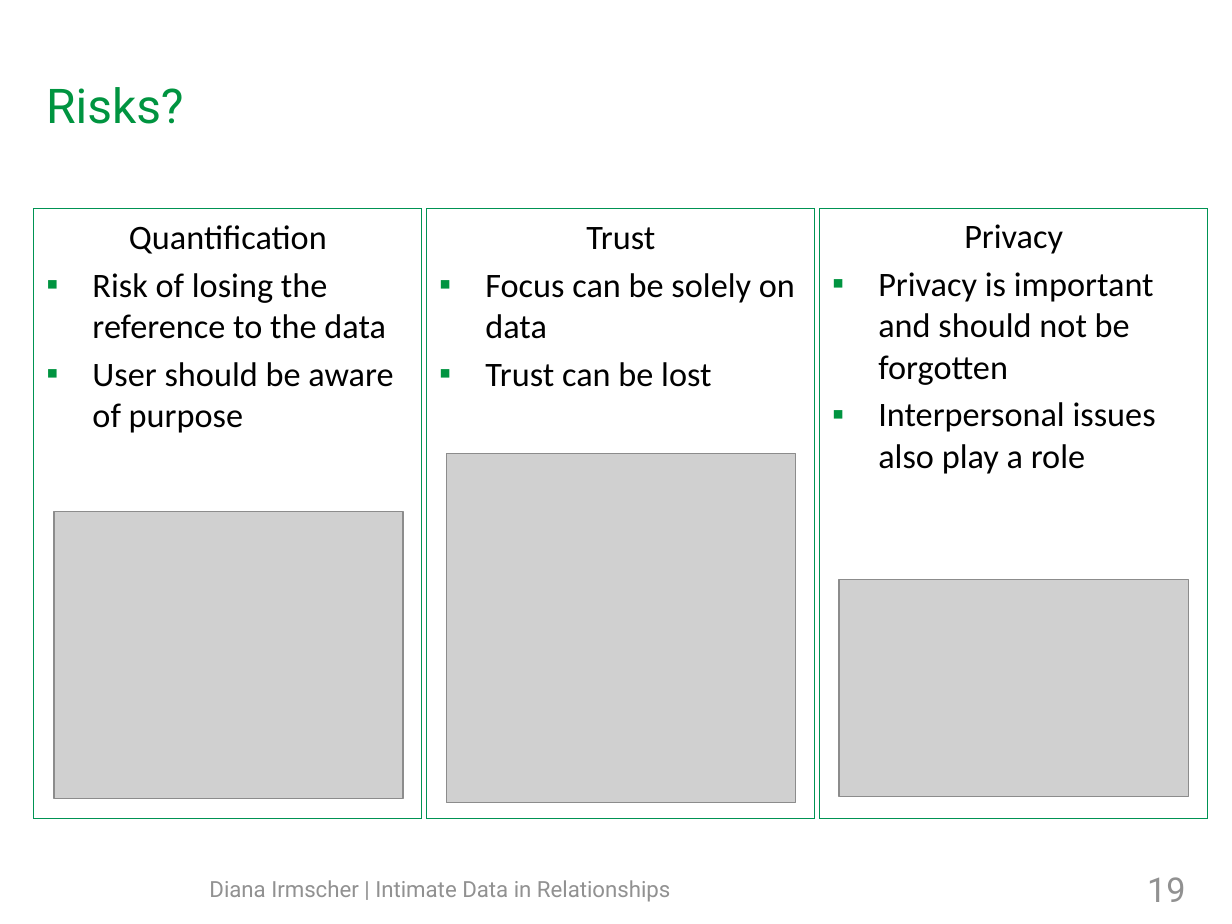
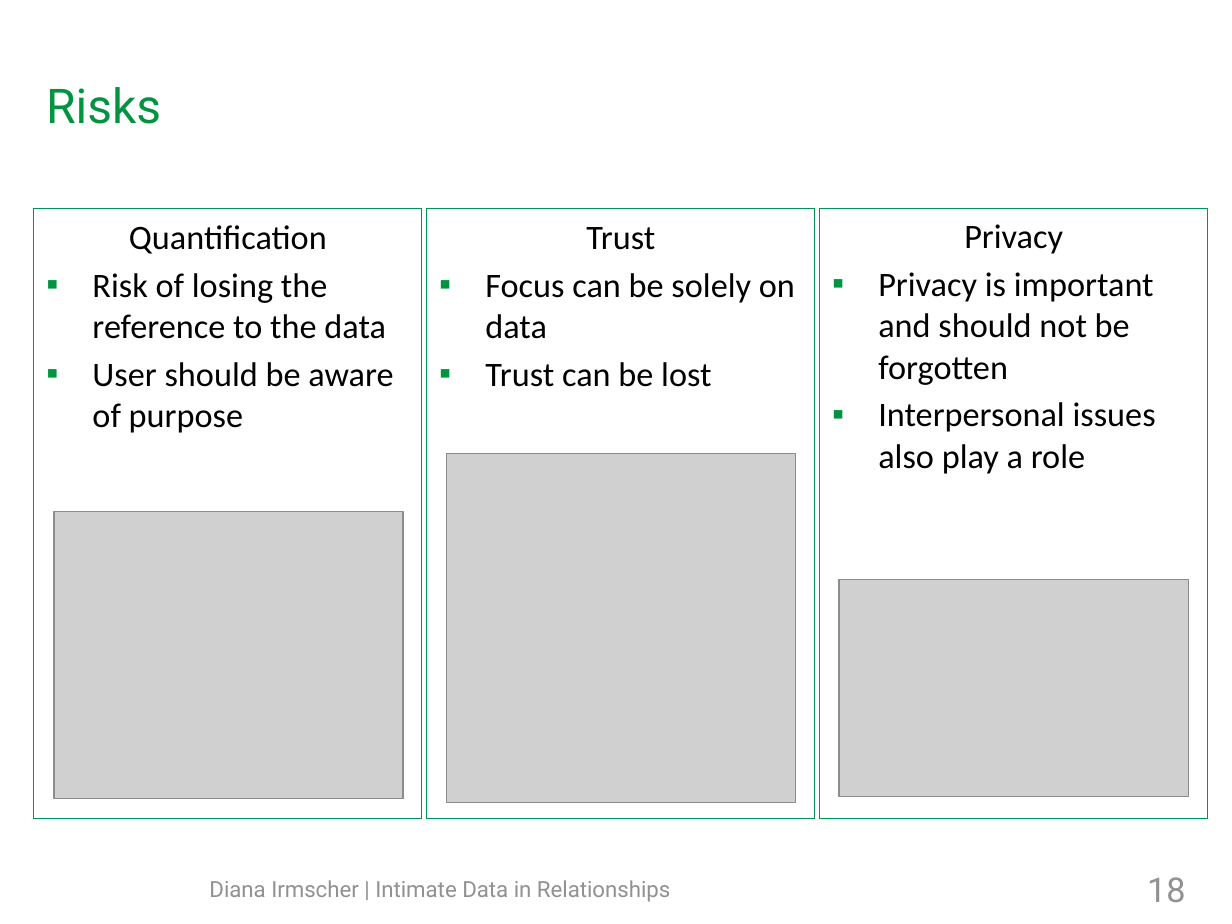
Before and after one commit to mieztatz/advanced_seminar_media_informatics, a slide deck: slide 18 of slides/final_presentation_irmscher_copy.odp (slide 19 before the commit). Drawn at 1232x924 pixels with LibreOffice and Linux fonts; fonts in the diff are those of the drawing; grey boxes stand for pictures; background and template pictures are left out. Boxes give left, top, right and bottom in pixels: in the first picture for what was removed or moved away, otherwise in the second. Text is boxed around its words. In the diff, an @@ line names an element or a change of style, - is before the commit and + after.

```diff
--- a/slides/final_presentation_irmscher_copy.odp
+++ b/slides/final_presentation_irmscher_copy.odp
@@ title at box(46, 87, 161, 124): text changed @@
-Risks?
+Risks
@@ page number at box(1147, 877, 1185, 902): text changed @@
-19
+18
```
Also in this commit, not shown: 12 other slides changed, 1 slide added, 5 other files.
